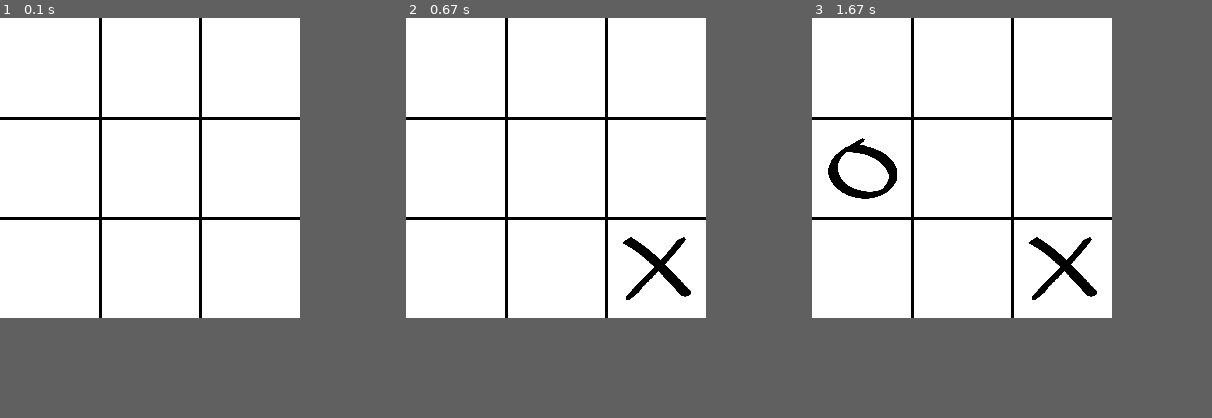
Above: before the commit, frames 1-3 (left to right).
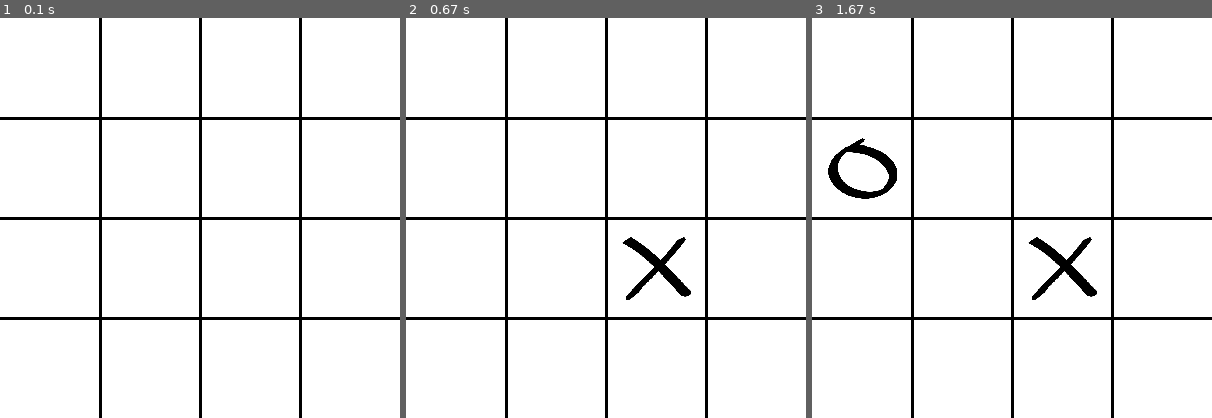
Above: after the commit, the same moments.

Repository: izany/tic-tac-toe-pygame
Game: pygame game, started from main.py
The game is run twice, just before and just after one commit, with the same random seed, the same clock (stepped at 60 frames per second) and the same inputs.
Inputs (mouse positions are in pixels of both pictures, inside the frame that each line leads up to):
- Up to frame 1 (0.1 s): no input
- Up to frame 2 (0.67 s): press the mouse at (606, 242) at 0.37 s; move the mouse to (558, 234) at 0.47 s; release the mouse at (510, 222) at 0.6 s
- Up to frame 3 (1.67 s): click (888, 158) at 0.72 s; press the mouse at (888, 158) at 1.03 s; move the mouse to (876, 182) at 1.13 s; release the mouse at (868, 206) at 1.27 s
In our replay, the window is 300x300 before the commit and 400x400 after it. These sizes can differ from the game's own. Grey fills any space a smaller window leaves; there, only what the larger window draws over its background counts as a difference.

The runs differ from the first frame. In frame 1, 2.2% of the frame differs, in the area x 0-100%, y 0-100%; in frame 2, 2.2%; in frame 3, 2.2%.

Commit message:
clean up, playable

Diff:
--- a/main.py
+++ b/main.py
@@ -1,106 +1,103 @@
 import pygame
+import sys
 from math import floor
 
-WIDTH = 300
-LENGTH = 300
-row = 3
-column = 3
-RAD = WIDTH//column
-win_condition = 3
-turn = 1
-played_turns = 0
-state = 1
-board = [[0, 0, 0],
-         [0, 0, 0],
-         [0, 0, 0]]
-
+RAD = 100
+ROWS = 4
+COLUMNS = 4
+WIN_CONDITION = 3
+WIDTH = COLUMNS * RAD
+HEIGHT = ROWS * RAD
+TURN = 1
+PLAYED_TURNS = 0
+STATE = 1
+BOARD = [[0] * COLUMNS for i in range(ROWS)]
 
 pygame.init()
-scr = pygame.display.set_mode((WIDTH, LENGTH))
+scr = pygame.display.set_mode((WIDTH, HEIGHT))
 pygame.display.set_caption("tic tac toe")
 
 WHITE = pygame.Color(255, 255, 255)
 BLACK = pygame.Color(0, 0, 0)
 
+font = pygame.font.SysFont("Verdana", 60)
 X = pygame.transform.scale(pygame.image.load("x.png"), (floor(RAD*0.7), floor(RAD*0.7)))
 O = pygame.transform.scale(pygame.image.load("o.png"), (floor(RAD*0.7), floor(RAD*0.7)))
-SHAPE_X = (X.get_width(), X.get_height())
-SHAPE_O = (O.get_width(), O.get_height())
 
 
 def win(cord):
     i = cord[0]
     j = cord[1]
-    mark = board[i][j]
-    if mark == 0 or played_turns < win_condition*2-1:
+    mark = BOARD[i][j]
+    if mark == 0 or PLAYED_TURNS < WIN_CONDITION*2-1:
         return False
 
     #horizontal
     counter = 0
     p = j
-    while p < row and board[i][p] == mark and counter != win_condition:
+    while p < ROWS and BOARD[i][p] == mark and counter != WIN_CONDITION:
         p+=1
         counter+=1
 
     p = j - 1
-    while 0 <= p and board[i][p] == mark and counter != win_condition:
+    while 0 <= p and BOARD[i][p] == mark and counter != WIN_CONDITION:
         p -= 1
         counter += 1
 
-    if counter == win_condition:
+    if counter == WIN_CONDITION:
         return True
 
     #vertical
     counter = 0
     p = i
-    while p < column and board[p][j] == mark and counter != win_condition:
+    while p < COLUMNS and BOARD[p][j] == mark and counter != WIN_CONDITION:
         p += 1
         counter += 1
 
     p = i - 1
-    while 0 <= p and board[p][j] == mark and counter != win_condition:
+    while 0 <= p and BOARD[p][j] == mark and counter != WIN_CONDITION:
         p -= 1
         counter += 1
 
-    if counter == win_condition:
+    if counter == WIN_CONDITION:
         return True
 
     #diagonal_1
     counter = 0
     p_1 = i
     p_2 = j
-    while p_2 < row and p_1 < column  and board[p_1][p_2] == mark and counter != win_condition:
+    while p_2 < ROWS and p_1 < COLUMNS  and BOARD[p_1][p_2] == mark and counter != WIN_CONDITION:
         p_1 += 1
         p_2 += 1
         counter += 1
 
     p_1 = i - 1
     p_2 = j - 1
-    while 0 <= p_2 and 0 <= p_1 and board[p_1][p_2] == mark and counter != win_condition:
+    while 0 <= p_2 and 0 <= p_1 and BOARD[p_1][p_2] == mark and counter != WIN_CONDITION:
         p_1 -= 1
         p_2 -= 1
         counter += 1
 
-    if counter == win_condition:
+    if counter == WIN_CONDITION:
         return True
 
     #diagonal_2
     counter = 0
     p_1 = i
     p_2 = j
-    while 0 <= p_2 and p_1 < column and board[p_1][p_2] == mark and counter != win_condition:
+    while 0 <= p_2 and p_1 < COLUMNS and BOARD[p_1][p_2] == mark and counter != WIN_CONDITION:
         p_1 += 1
         p_2 -= 1
         counter += 1
 
     p_1 = i - 1
     p_2 = j + 1
-    while p_2 < row and 0 <= p_1 and board[p_1][p_2] == mark and counter != win_condition:
+    while p_2 < ROWS and 0 <= p_1 and BOARD[p_1][p_2] == mark and counter != WIN_CONDITION:
         p_1 -= 1
         p_2 += 1
         counter += 1
 
-    if counter == win_condition:
+    if counter == WIN_CONDITION:
         return True
 
     return False
@@ -110,26 +107,26 @@
     scr.fill(WHITE)
     border = 3
 
-    for i in range(column-1):
-        pygame.draw.line(scr, BLACK, (RAD*(i+1), 0), (RAD*(i+1), LENGTH), border)
-    for i in range(row-1):
+    for i in range(COLUMNS - 1):
+        pygame.draw.line(scr, BLACK, (RAD*(i+1), 0), (RAD * (i+1), HEIGHT), border)
+    for i in range(ROWS - 1):
         pygame.draw.line(scr, BLACK, (0, RAD*(i+1)), (WIDTH, RAD*(i+1)), border)
 
 
 def lmb_click():
-    global turn
-    if state == 1:
+    global TURN
+    if STATE == 1:
         pos = pygame.mouse.get_pos()
         i = pos[1]//RAD
         j = pos[0]//RAD
-        if board[i][j]:
+        if BOARD[i][j]:
             return False
-        if turn == 1:
-            board[i][j] = 1
-            turn = 2
+        if TURN == 1:
+            BOARD[i][j] = 1
+            TURN = 2
         else:
-            board[i][j] = 2
-            turn = 1
+            BOARD[i][j] = 2
+            TURN = 1
         return (i, j)
 
 
@@ -137,15 +134,32 @@
     y = cord[0]*RAD + (RAD-X.get_width())//2
     x = cord[1]*RAD + (RAD-X.get_height())//2
 
-    if board[cord[0]][cord[1]] == 1:
+    if BOARD[cord[0]][cord[1]] == 1:
         scr.blit(X, (x, y))
     else:
         scr.blit(O, (x, y))
     return
 
 
+def reset():
+    global BOARD, PLAYED_TURNS, TURN
+    PLAYED_TURNS = 0
+    TURN = 1
+    draw_board()
+    BOARD = [[0] * COLUMNS for i in range(ROWS)]
+
+
+def wait(t):
+    x = pygame.time.get_ticks()
+    while pygame.time.get_ticks() < x +t:
+        for event in pygame.event.get():
+            if event.type == pygame.QUIT:
+                pygame.quit()
+                sys.exit()
+
+
 def main():
-    global played_turns
+    global PLAYED_TURNS
     scr.fill(WHITE)
     draw_board()
 
@@ -158,11 +172,21 @@
                 if pygame.mouse.get_pressed()[0] == 1:
                     cord = lmb_click()
                     if cord:
-                        played_turns += 1
+                        PLAYED_TURNS += 1
                         update_board(cord)
                         if win(cord):
-                            print(str(turn)+" lost")
-
+                            pygame.display.update()
+                            if TURN == 1:
+                                end_scr = font.render("O won!", True, BLACK)
+                            else:
+                                end_scr = font.render("X won!", True, BLACK)
+                            wait(650)
+                            scr.fill(WHITE)
+                            dest = ((WIDTH - end_scr.get_width())//2, (HEIGHT - end_scr.get_height())//2)
+                            scr.blit(end_scr, dest)
+                            pygame.display.update()
+                            wait(1300)
+                            reset()
 
 
         pygame.display.update()
